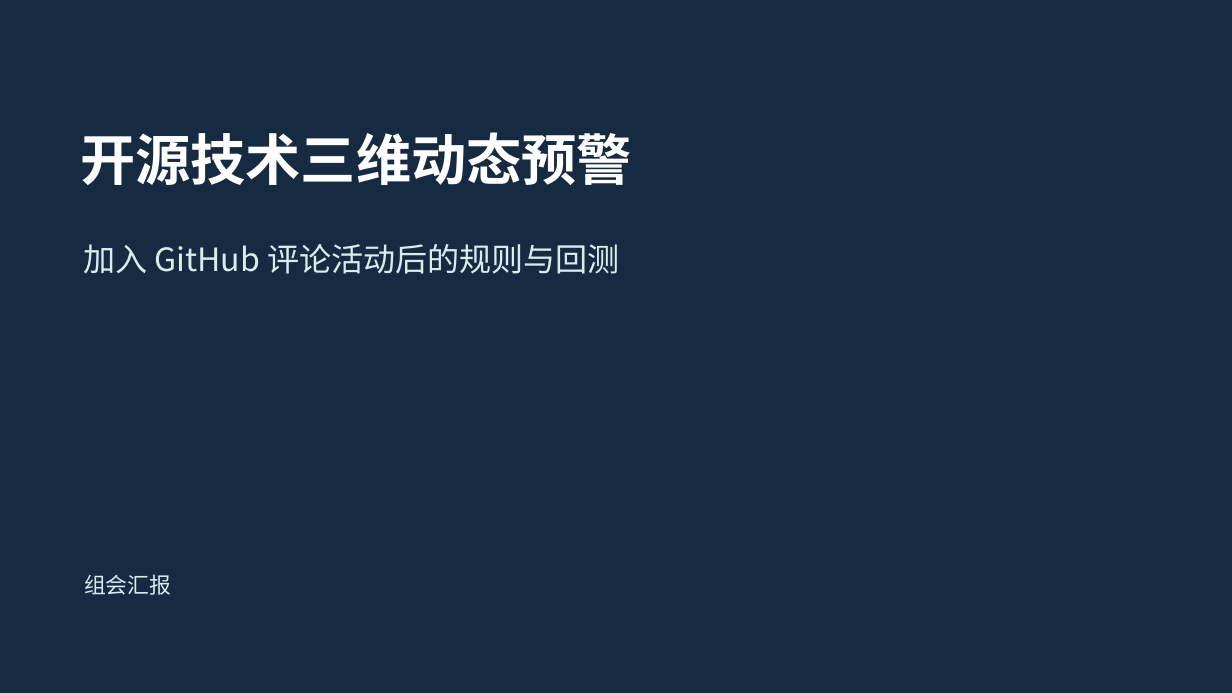
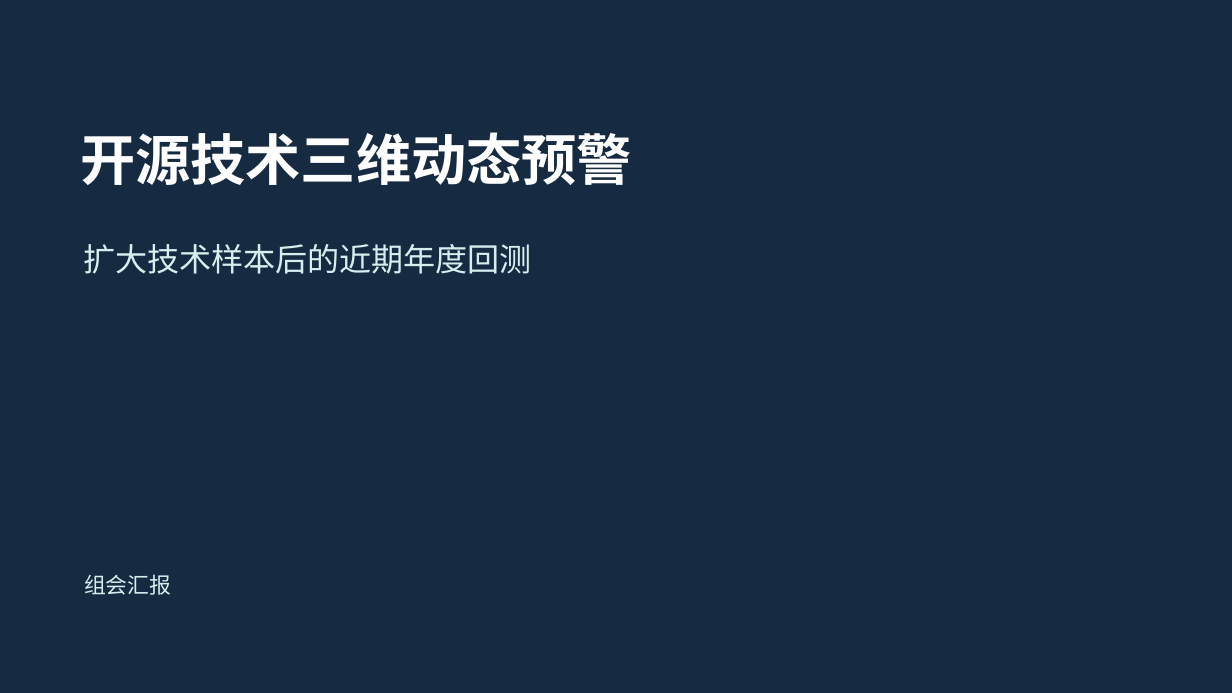
Before and after one commit to NTenthusiast/opensource-adoption-prediction, a slide deck: slide 1 of 组会汇报_2026-09-26/组会汇报_三维动态预警升级版.pptx. Drawn at 1232x693 pixels with LibreOffice and Linux fonts; fonts in the diff are those of the drawing. Boxes give left, top, right and bottom in pixels: in the first picture for what was removed or moved away, otherwise in the second. Text is boxed around its words. In the diff, an @@ line names an element or a change of style, - is before the commit and + after.

Commit message:
扩展近期双源预警样本并更新组会汇报

```diff
--- a/组会汇报_2026-09-26/组会汇报_三维动态预警升级版.pptx
+++ b/组会汇报_2026-09-26/组会汇报_三维动态预警升级版.pptx
@@ text at bbox=[83, 244, 532, 274]: text changed @@
-加入 GitHub 评论活动后的规则与回测
+扩大技术样本后的近期年度回测
```
Also in this commit, not shown: 4 other slides changed, 8 slides added, 7 slides removed, 20 other files.
